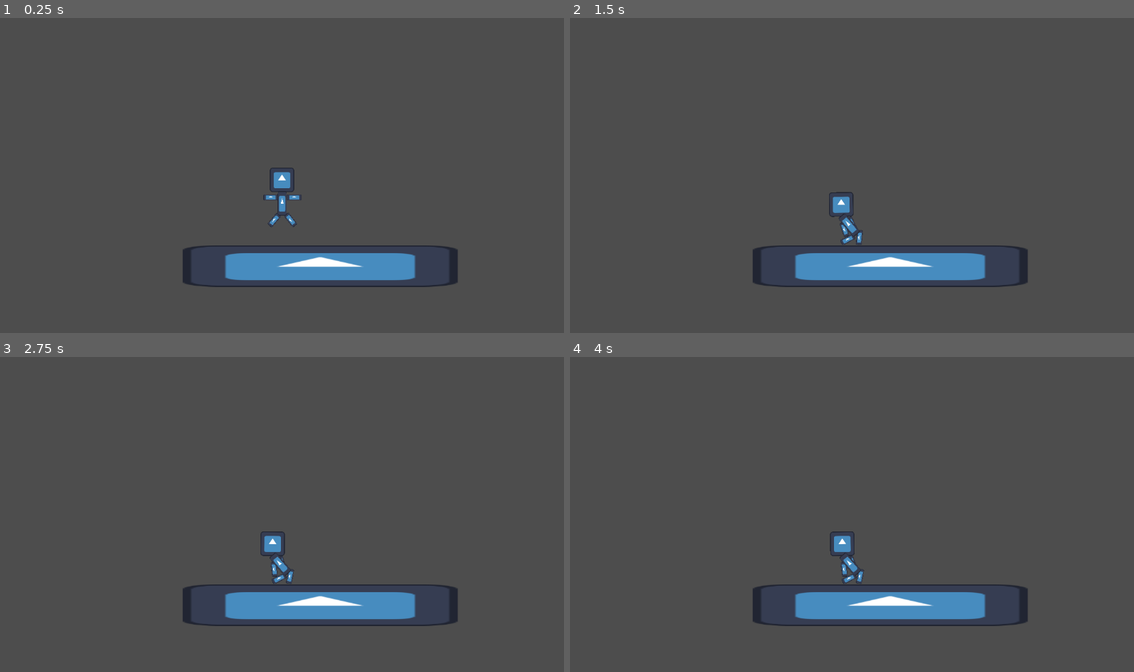
Above: before the commit, frames 1-4 (two rows, left to right).
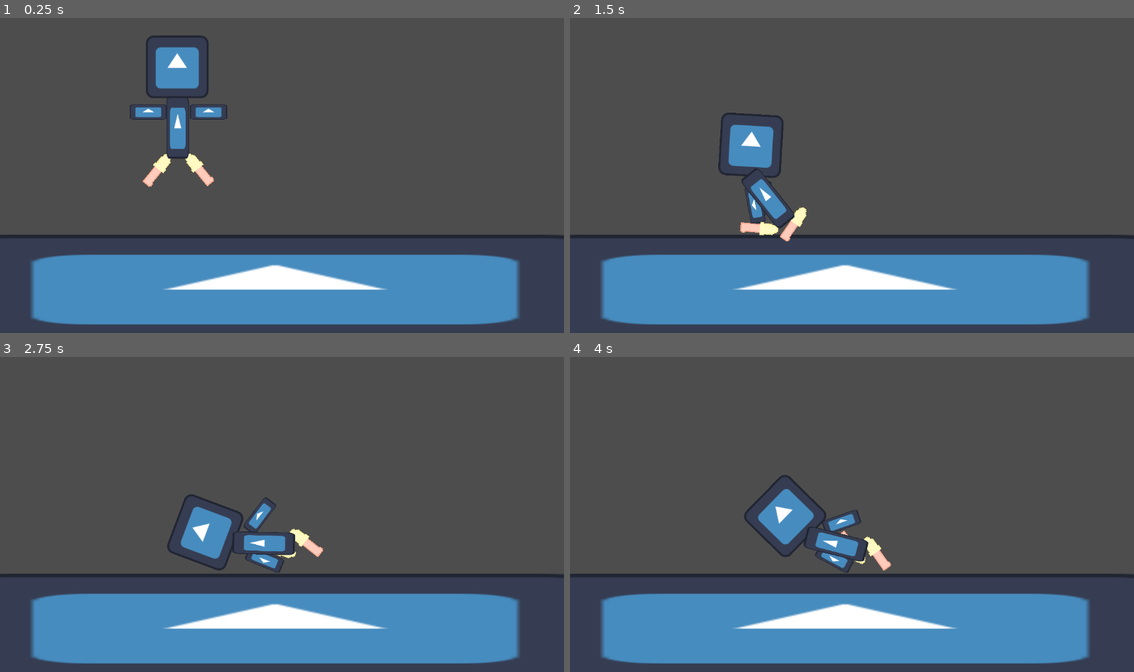
Above: after the commit, the same moments.

Repository: wawan-maulana/game-letoy
Game: Godot game, scene res://scene/world_1.tscn
Same seed, same stepped clock (60 frames per second), same inputs: the game is played once before the commit and once after it. The project has no main scene, so this scene is started directly. The engine's default icon, where the game draws it, is replaced by a stand-in: a white triangle on a blue panel in a dark square.
Inputs (mouse positions are in pixels of both pictures, inside the frame that each line leads up to):
- Up to frame 1 (0.25 s): no input
- Up to frame 2 (1.5 s): move the mouse to (976, 159) at 0.52 s; click (976, 159) at 0.6 s; drag from (739, 191) to (823, 238) at 1.27 s
- Up to frame 3 (2.75 s): move the mouse to (338, 445) at 2.02 s; click (338, 445) at 2.1 s
- Up to frame 4 (4 s): drag from (823, 577) to (682, 467) at 2.77 s; move the mouse to (1021, 561) at 3.52 s; click (1021, 561) at 3.6 s

The runs differ from the first frame. In frame 1, 22% of the frame differs, in the area x 0-100%, y 5-98%; in frame 2, 22%; in frame 3, 21%; in frame 4, 21%.

Commit message:
kaki

Diff:
--- a/game-letoy/scene/ragdoll.tscn
+++ b/game-letoy/scene/ragdoll.tscn
@@ -1,6 +1,7 @@
 [gd_scene format=3 uid="uid://ehepw8h5cbwq"]
 
 [ext_resource type="Texture2D" uid="uid://c4sdme6bmb5io" path="res://icon.svg" id="1_lvb0x"]
+[ext_resource type="Texture2D" uid="uid://djo2j3lhok6s3" path="res://kaki kanan.png" id="2_vlbs1"]
 
 [node name="ragdoll" type="CharacterBody2D" unique_id=1897693082]
 
@@ -42,8 +43,11 @@
 rotation = -0.8684067
 
 [node name="Sprite2D" type="Sprite2D" parent="leg" unique_id=1930463483]
-scale = Vector2(0.5999994, 0.23999941)
-texture = ExtResource("1_lvb0x")
+texture_filter = 1
+position = Vector2(2.9464722, 2.3431406)
+rotation = 1.5519297
+scale = Vector2(2.2595031, 2.4802418)
+texture = ExtResource("2_vlbs1")
 
 [node name="CollisionPolygon2D" type="CollisionPolygon2D" parent="leg" unique_id=165506094]
 position = Vector2(3, 21.000004)
@@ -54,9 +58,12 @@
 position = Vector2(45, 209.99998)
 rotation = -2.233175
 
-[node name="Sprite2D" type="Sprite2D" parent="leg2" unique_id=1667859948]
-scale = Vector2(0.5999994, 0.23999941)
-texture = ExtResource("1_lvb0x")
+[node name="Sprite2D" type="Sprite2D" parent="leg2" unique_id=154431205]
+texture_filter = 1
+position = Vector2(2.9464722, 2.3431396)
+rotation = 1.5519297
+scale = Vector2(2.2595031, 2.4802415)
+texture = ExtResource("2_vlbs1")
 
 [node name="CollisionPolygon2D" type="CollisionPolygon2D" parent="leg2" unique_id=920358870]
 position = Vector2(3, 21.000004)
--- a/game-letoy/scene/world_1.tscn
+++ b/game-letoy/scene/world_1.tscn
@@ -18,9 +18,6 @@
 [node name="CollisionPolygon2D" type="CollisionPolygon2D" parent="ground" unique_id=57737069]
 polygon = PackedVector2Array(-156, 473, -3, 446, 1152, 444, 1287, 466, 1285, 647, 1153, 668, -4, 663, -159, 645)
 
-[node name="ragdoll" parent="ground" unique_id=1897693082 instance=ExtResource("2_1y6eq")]
+[node name="ragdoll" parent="." unique_id=1897693082 instance=ExtResource("2_1y6eq")]
 position = Vector2(362, 76)
 script = ExtResource("4_kjdlf")
-
-[node name="Camera2D" type="Camera2D" parent="ground/ragdoll" unique_id=552971350]
-zoom = Vector2(0.39, 0.39)
Not shown, added: game-letoy/kaki kanan.png.import
